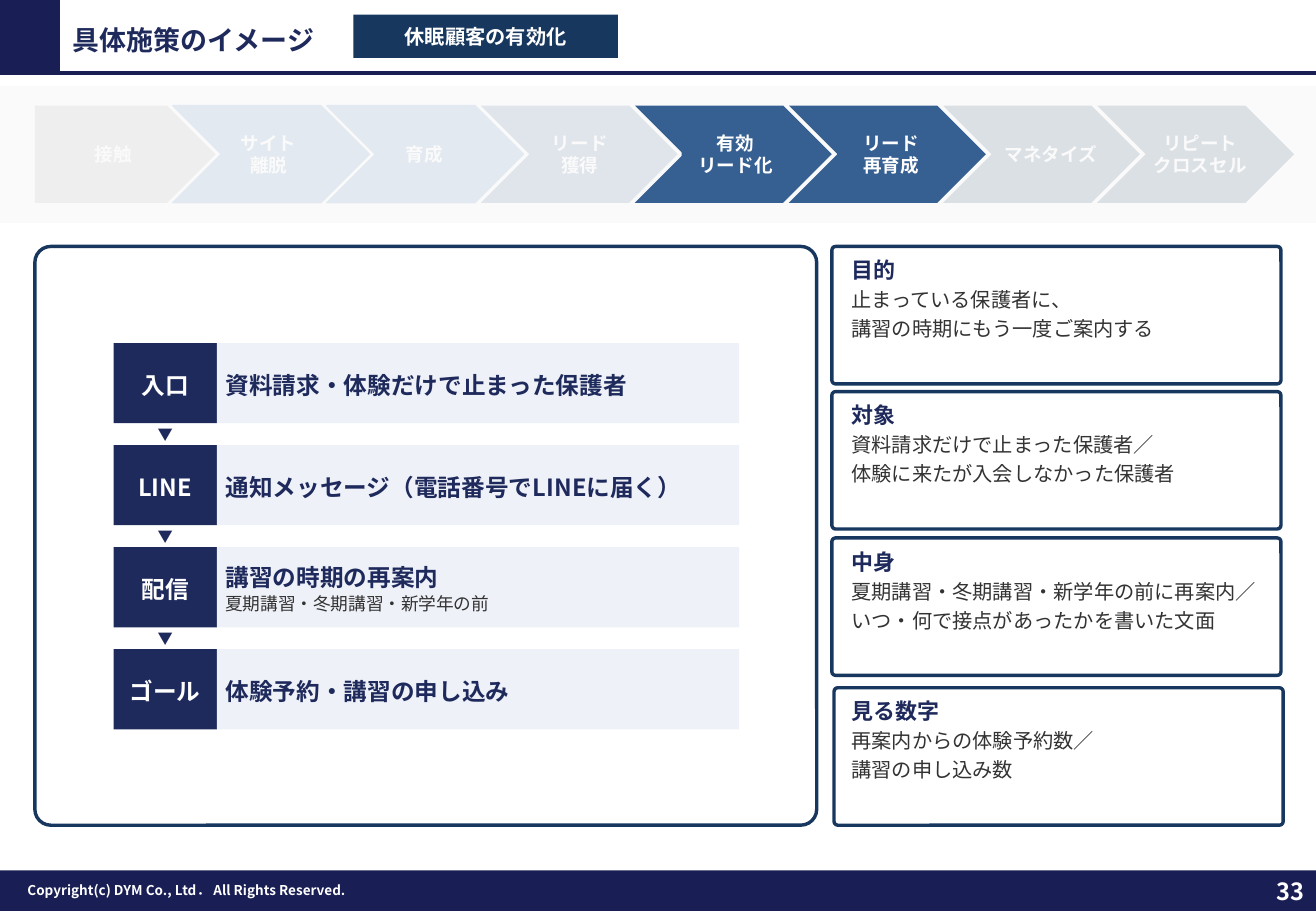
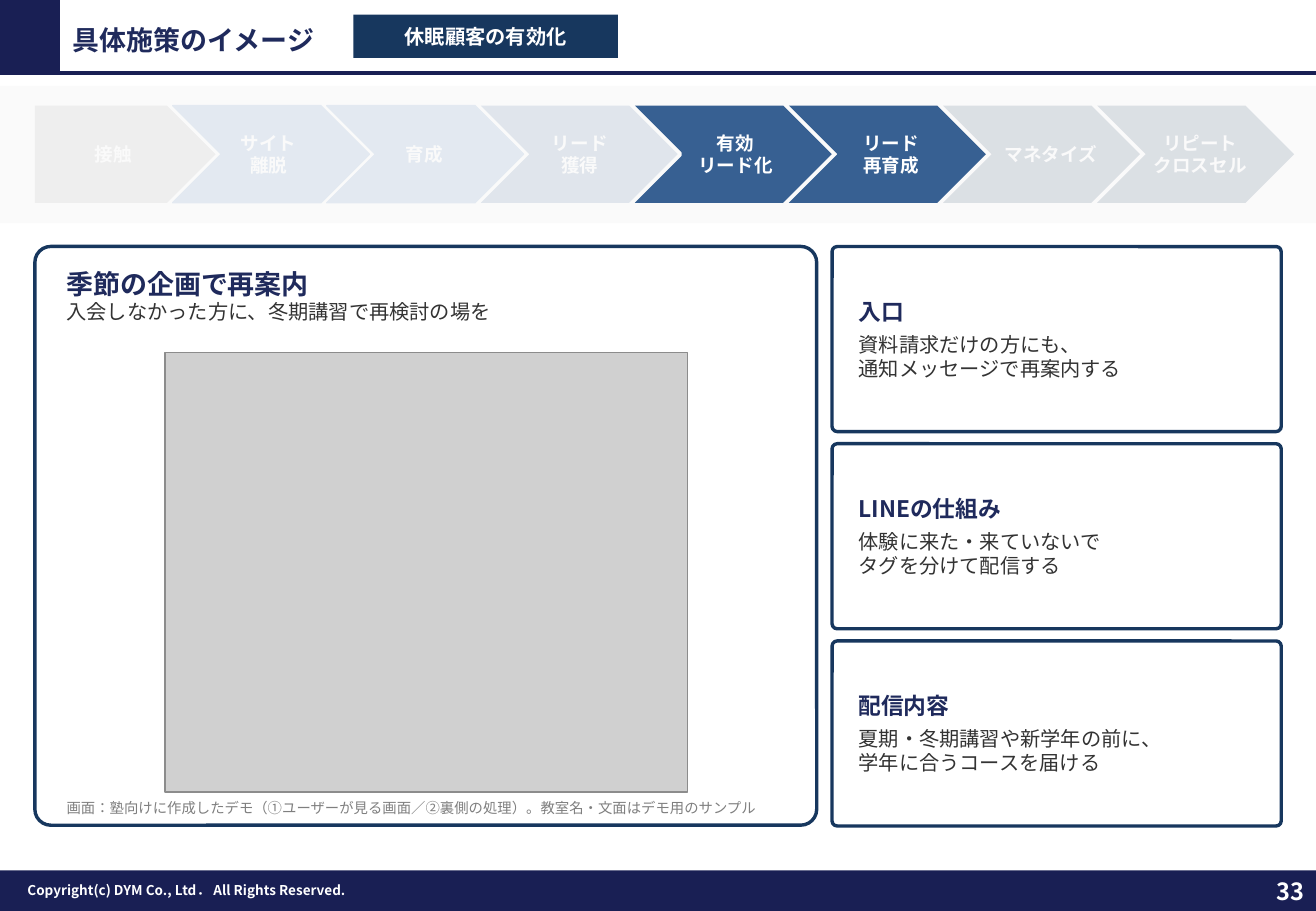
Before and after one commit to tonomura-r-dev/folder, a slide deck: slide 33 of 教育（塾）業界_LINE公式アカウント運用のご提案_新FMT版.pptx. Drawn at 1316x911 pixels with LibreOffice and Linux fonts; fonts in the diff are those of the drawing; grey boxes stand for pictures; background and template pictures are left out. Boxes give left, top, right and bottom in pixels: in the first picture for what was removed or moved away, otherwise in the second. Text is boxed around its words. In the diff, an @@ line names an element or a change of style, - is before the commit and + after.

```diff
--- a/教育（塾）業界_LINE公式アカウント運用のご提案_新FMT版.pptx
+++ b/教育（塾）業界_LINE公式アカウント運用のご提案_新FMT版.pptx
@@ rounded rectangle: place and size @@
-rounded rectangle at bbox=[832, 247, 1282, 384]
+rounded rectangle at bbox=[832, 247, 1282, 431]
@@ text "入口" at bbox=[859, 302, 1121, 378]: vertical alignment top to middle @@
@@ text added at bbox=[67, 271, 491, 321], 12 pt, text #333333 @@
+季節の企画で再案内
+入会しなかった方に、冬期講習で再検討の場を
@@ text at bbox=[859, 302, 1121, 378]: text changed @@
-目的
-止まっている保護者に、
-講習の時期にもう一度ご案内する
+入口
+資料請求だけの方にも、
+通知メッセージで再案内する
@@ rectangle removed at bbox=[114, 343, 218, 423] @@
-入口
@@ picture added at bbox=[165, 352, 688, 792] @@
@@ rectangle removed at bbox=[216, 343, 739, 423] @@
-資料請求・体験だけで止まった保護者
@@ rounded rectangle removed at bbox=[832, 391, 1282, 529] @@
@@ text removed at bbox=[851, 404, 1175, 483] @@
-対象
-資料請求だけで止まった保護者／
-体験に来たが入会しなかった保護者
@@ text removed at bbox=[114, 422, 218, 446] @@
-▼
@@ rectangle removed at bbox=[114, 445, 218, 525] @@
-LINE
@@ rectangle removed at bbox=[216, 445, 739, 525] @@
-通知メッセージ（電話番号でLINEに届く）
@@ rounded rectangle: place and size @@
-rounded rectangle at bbox=[832, 538, 1282, 676]
+rounded rectangle at bbox=[832, 444, 1282, 628]
@@ text added at bbox=[859, 498, 1101, 575], 12 pt, text #333333 @@
+LINEの仕組み
+体験に来た・来ていないで
+タグを分けて配信する
@@ text removed at bbox=[114, 524, 218, 548] @@
-▼
@@ rectangle removed at bbox=[114, 547, 218, 627] @@
-配信
@@ rectangle removed at bbox=[216, 547, 739, 627] @@
-講習の時期の再案内
-夏期講習・冬期講習・新学年の前
@@ text removed at bbox=[851, 551, 1255, 630] @@
-中身
-夏期講習・冬期講習・新学年の前に再案内／
-いつ・何で接点があったかを書いた文面
@@ text removed at bbox=[114, 626, 218, 650] @@
-▼
@@ rectangle removed at bbox=[114, 649, 218, 729] @@
-ゴール
@@ rectangle removed at bbox=[216, 649, 739, 729] @@
-体験予約・講習の申し込み
@@ rounded rectangle: place and size @@
-rounded rectangle at bbox=[835, 688, 1284, 825]
+rounded rectangle at bbox=[832, 642, 1282, 826]
@@ text removed at bbox=[851, 700, 1094, 779] @@
-見る数字
-再案内からの体験予約数／
-講習の申し込み数
@@ text added at bbox=[859, 694, 1162, 772], 12 pt, text #333333 @@
+配信内容
+夏期・冬期講習や新学年の前に、
+学年に合うコースを届ける
@@ text added at bbox=[67, 801, 756, 814], 8.5 pt, text #7F7F7F @@
+画面：塾向けに作成したデモ（①ユーザーが見る画面／②裏側の処理）。教室名・文面はデモ用のサンプル
```
Also in this commit, not shown: 7 other slides changed, 11 other files.
